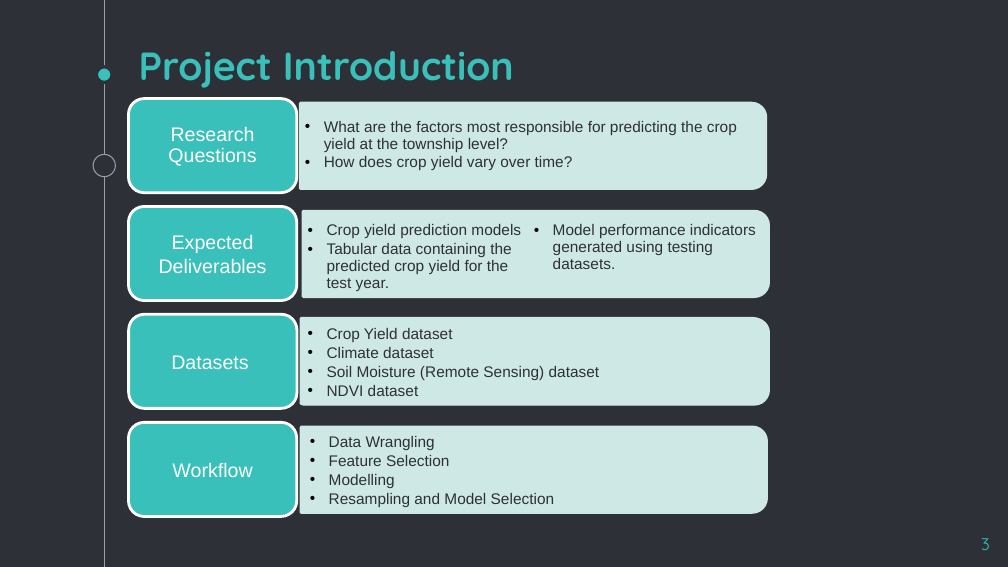
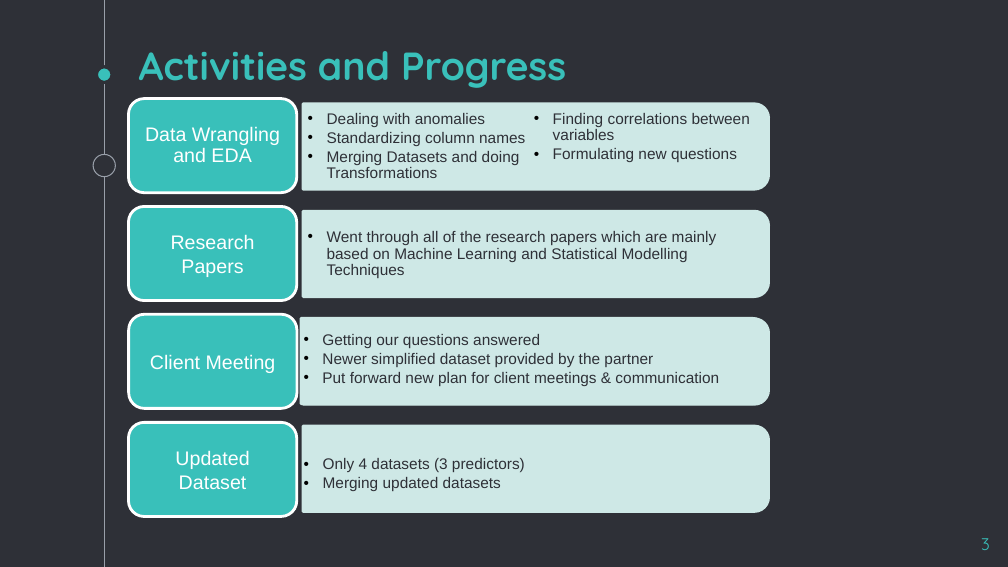
Before and after one commit to navdeep94/AAFC_UBC_Capstone_Crop_Prediction, a slide deck: slide 3 of admin/weekly-updates/AAFC_Capstone_week3.pptx. Drawn at 1008x567 pixels with LibreOffice and Linux fonts; fonts in the diff are those of the drawing. Boxes give left, top, right and bottom in pixels: in the first picture for what was removed or moved away, otherwise in the second. Text is boxed around its words. In the diff, an @@ line names an element or a change of style, - is before the commit and + after.

```diff
--- a/admin/weekly-updates/AAFC_Capstone_week3.pptx
+++ b/admin/weekly-updates/AAFC_Capstone_week3.pptx
@@ title at (139, 51, 566, 88): text changed @@
-Project Introduction
+Activities and Progress
@@ text "Dealing with anomalies" at (327, 113, 737, 165): columns 1 to 2 @@
@@ text at (327, 113, 737, 165): text changed @@
-    • What are the factors most responsible for predicting the crop yield at the township level?
-    • How does crop yield vary over time?
+  • Dealing with anomalies
+  • Standardizing column names
+  • Merging Datasets and doing Transformations
+    • Finding correlations between variables
+    • Formulating new questions
@@ text at (145, 126, 280, 162): text changed @@
-Research Questions
+Data Wrangling and EDA
@@ text at (171, 234, 255, 277): text changed @@
-Expected Deliverables
+Research Papers
@@ text "Went through all of the ..." at (327, 231, 717, 278): columns 2 to 1 @@
@@ text at (327, 231, 717, 278): text changed @@
-  • Crop yield prediction models
-  • Tabular data containing the predicted crop yield for the test year.
-  • Model performance indicators generated using testing datasets.
+  • Went through all of the research papers which are mainly based on Machine Learning and Statistical Modelling Techniques
@@ text removed at (327, 328, 600, 396) @@
-  • Crop Yield dataset
-  • Climate dataset
-  • Soil Moisture (Remote Sensing) dataset
-  • NDVI dataset
@@ text at (150, 354, 276, 373): text changed @@
-Datasets
+Client Meeting
@@ text added at (322, 334, 719, 386), 11 pt, text #2E3037 @@
+  • Getting our questions answered
+  • Newer simplified dataset provided by the partner
+  • Put forward new plan for client meetings & communication
@@ text at (175, 450, 249, 489): text changed @@
-Workflow
+Updated Dataset
@@ text at (323, 458, 525, 491): text changed @@
-  • Data Wrangling
-  • Feature Selection
-  • Modelling
-  • Resampling and Model Selection
+  • Only 4 datasets (3 predictors)
+  • Merging updated datasets
```
Also in this commit, not shown: 3 other slides changed, 2 slides added, 2 slides removed, 5 other files.
